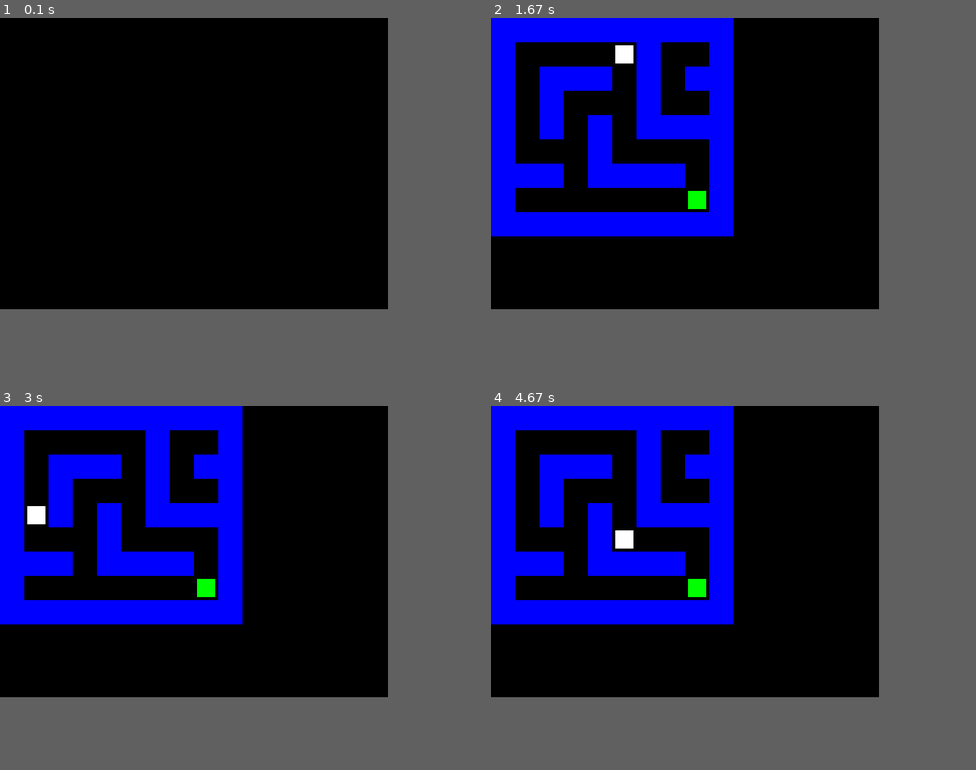
Above: before the commit, frames 1-4 (two rows, left to right).
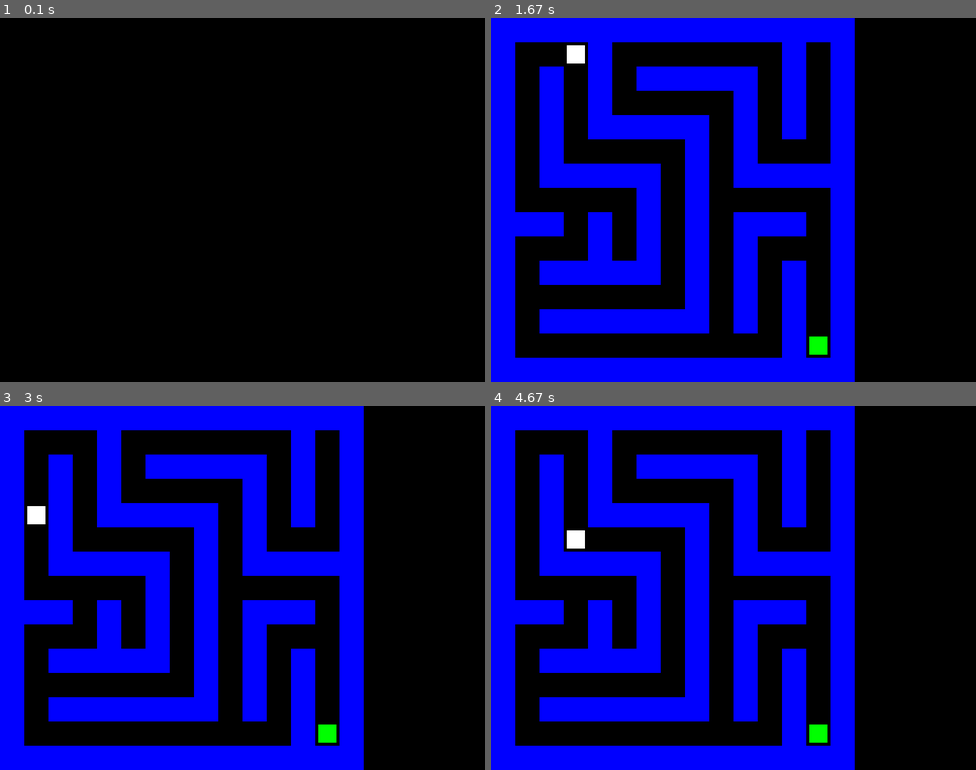
Above: after the commit, the same moments.

Repository: KapX09/pyGameMaze
Game: pygame game, started from maze.py
Same seed, same stepped clock (60 frames per second), same inputs: the game is played once before the commit and once after it.
Inputs:
- Up to frame 1 (0.1 s): no input
- Up to frame 2 (1.67 s): hold Right 0.33-0.8 s
- Up to frame 3 (3 s): hold Left 1.67-2.2 s; hold Down 2.23-2.53 s
- Up to frame 4 (4.67 s): hold Up 3-3.37 s; hold Right 3.4-4.03 s; hold Down 4.07-4.43 s
In our replay, the window is 640x480 before the commit and 800x600 after it. These sizes can differ from the game's own. Grey fills any space a smaller window leaves; there, only what the larger window draws over its background counts as a difference.

The runs differ from the first frame. In frame 1, only the window size differs. In frame 2, 35% of the frame differs, in the area x 0-75%, y 0-100%; in frame 3, 35%; in frame 4, 35%.

Commit message:
Update maze.py

Diff:
--- a/maze.py
+++ b/maze.py
@@ -4,9 +4,14 @@
 pygame.init()
 
 ''' Window settings '''
-
+GRID_WIDTH = 20  # 20 tiles horizontally
+GRID_HEIGHT = 15  # 15 tiles vertically
+TILE_SIZE = 40
+# Calculate screen size based on number of tiles
+WIDTH = GRID_WIDTH * TILE_SIZE
+HEIGHT = GRID_HEIGHT * TILE_SIZE
 # Screen settings
-WIDTH, HEIGHT = 640, 480
+# WIDTH, HEIGHT = 640, 480
 screen = pygame.display.set_mode((WIDTH, HEIGHT))
 pygame.display.set_caption("Maze Game")
 
@@ -14,7 +19,7 @@
 clock = pygame.time.Clock()
 
 #Render the maze
-TILE_SIZE = 40 # Each tile (wall or path) will be 40x40 pixels
+# TILE_SIZE = 40 # Each tile (wall or path) will be 40x40 pixels
 
 # Colors in RGB format
 WHITE = (255, 255, 255) # player
@@ -30,15 +35,21 @@
 # 'W' = Wall, ' ' (space) = Path
 
 maze = [
-    "WWWWWWWWWW",
-    "W     W  W",
-    "W WWW W WW",
-    "W W   W  W",
-    "W W W WWWW",
-    "W   W    W",
-    "WWW WWWW W",
-    "W        W",
-    "WWWWWWWWWW"
+    "WWWWWWWWWWWWWWW",
+    "W   W       W W",
+    "W W W WWWWW W W",
+    "W W W     W W W",
+    "W W WWWWW W W W",
+    "W W     W W   W",
+    "W WWWWW W WWWWW",
+    "W     W W     W",
+    "WWW W W W WWW W",
+    "W   W W W W   W",
+    "W WWWWW W W W W",
+    "W       W W W W",
+    "W WWWWWWW W W W",
+    "W           W W",
+    "WWWWWWWWWWWWWWW"
 ]
 
 '''Player and Goal Setup'''
@@ -46,7 +57,7 @@
 player_x, player_y = 1, 1
 
 # Goal position (tile to reach to win)
-GOAL_POS = (8, 7)
+GOAL_POS = (13, 13)
 
 
 ''' Drawing Functions'''
